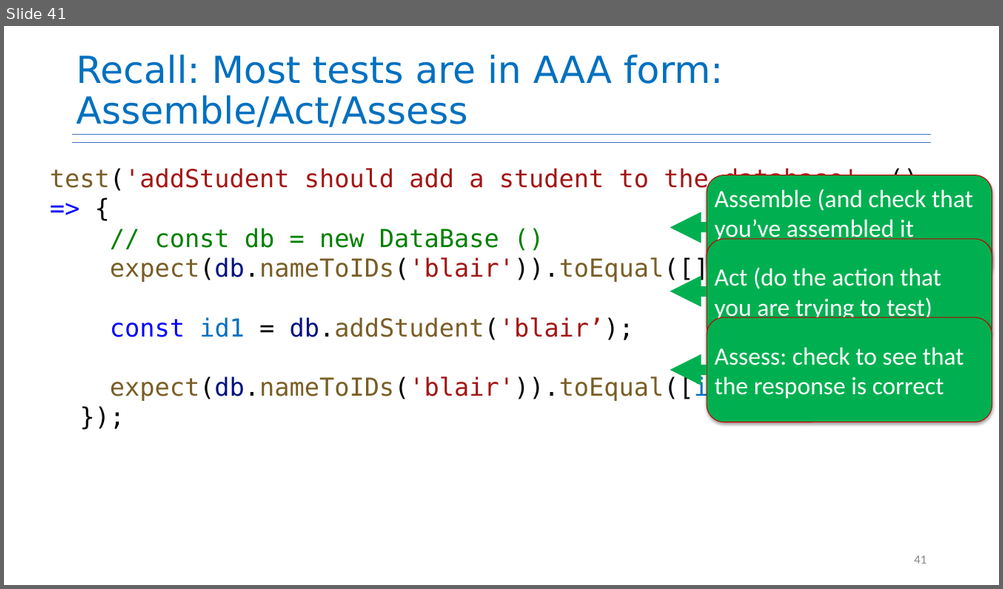
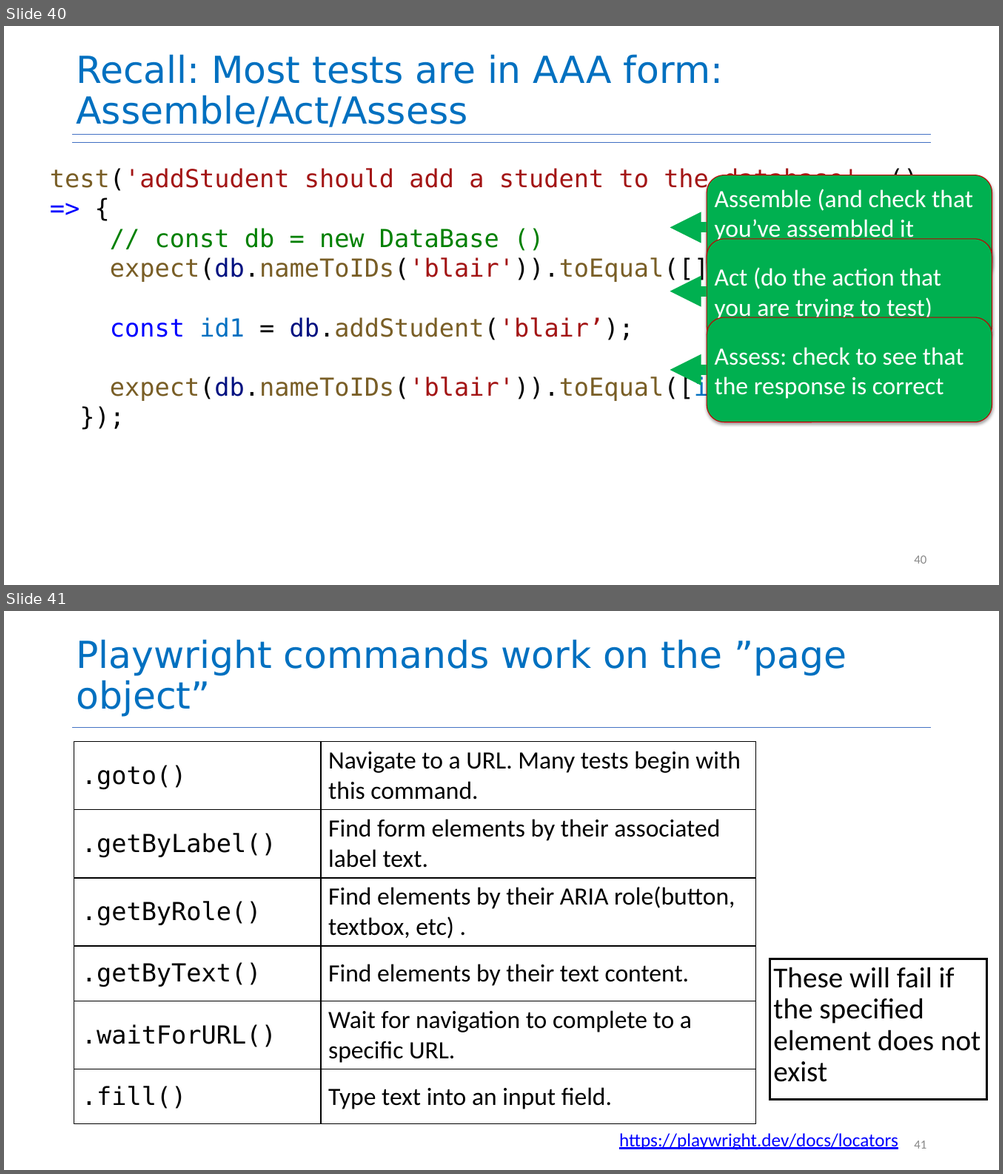
Before and after one commit to neu-se/CS4530-Spring-2026, a slide deck: Slides/Module 06 React Hooks.pptx. Shown one above the other, each under a label of ours: slide 41 before the commit, slides 40 and 41 after it. The pictures are 1003x589 and 1003x1174 pixels, drawn with LibreOffice and Linux fonts; fonts in the diff are those of the drawing. Boxes give left, top, right and bottom in pixels: in the first picture for what was removed or moved away, otherwise in the second. Text is boxed around its words. In the diff, an @@ line names an element or a change of style, - is before the commit and + after.

Commit message:
adding slides on playwright

```diff
--- a/Slides/Module 06 React Hooks.pptx
+++ b/Slides/Module 06 React Hooks.pptx
@@ slide 41 added at (4,611,999,1170), background #FFFFFF @@
@@ title added at (76,639,846,717), 36 pt, text #0070C0 @@
+Playwright commands work on the ”page object”
@@ line added from (73, 727) to (930, 727), #4472C4 0.5 pt @@
@@ table added at (74,741,756,1120), 6 rows, 2 columns @@
+.goto() | Navigate to a URL. Many tests begin with this command.
+.getByLabel() | Find form elements by their associated label text.
+.getByRole() | Find elements by their ARIA role(button, textbox, etc) .
+.getByText() | Find elements by their text content.
+.waitForURL() | Wait for navigation to complete to a specific URL.
+.fill() | Type text into an input field.
@@ text added at (769,960,986,1100), fill #FFFFFF, outline #000000 1 pt, 28 pt, text #000000 @@
+These will fail if the specified element does not exist
@@ text added at (619,1133,898,1150), 18 pt, text #0000FF, underline @@
+https://playwright.dev/docs/locators
@@ page number added at (913,1141,926,1149), 12 pt, text #888888 @@
+41
@@ what was slide 41 is now slide 40 @@
@@ page number at (913,556,926,564): text changed @@
-41
+40
```
Also in this commit, not shown: 1 other slide added, 2 other files.
